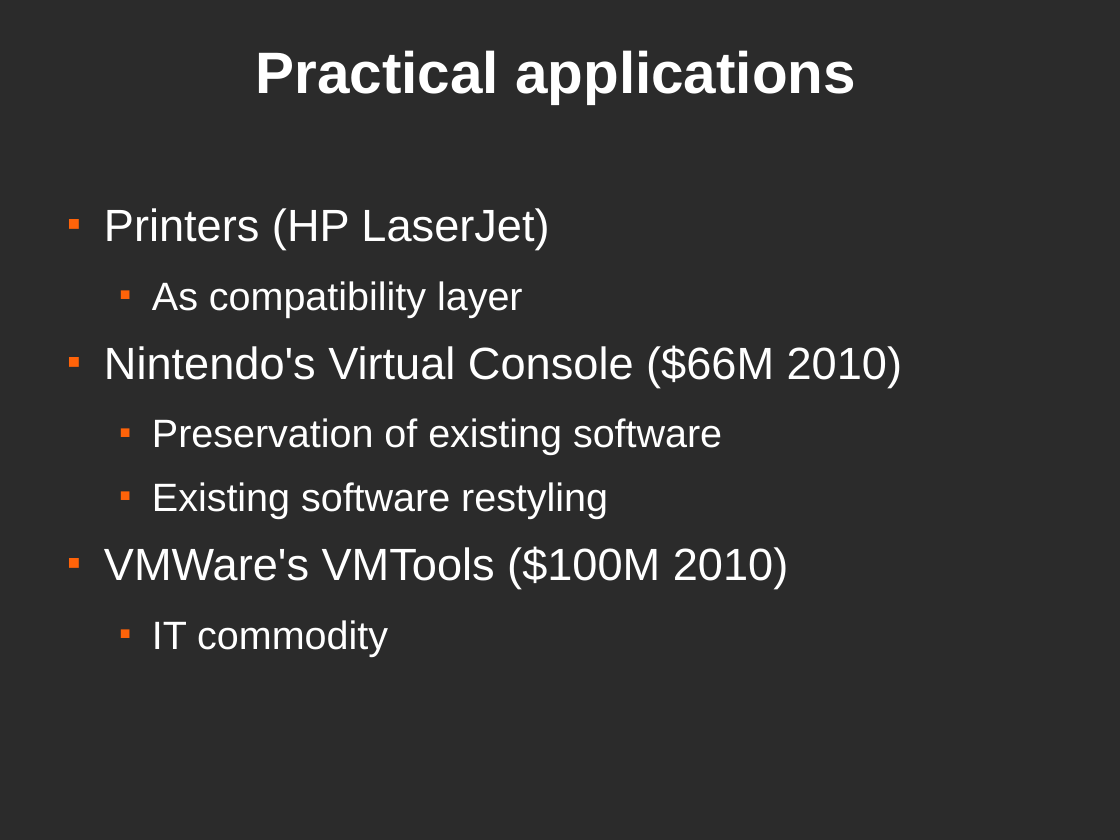
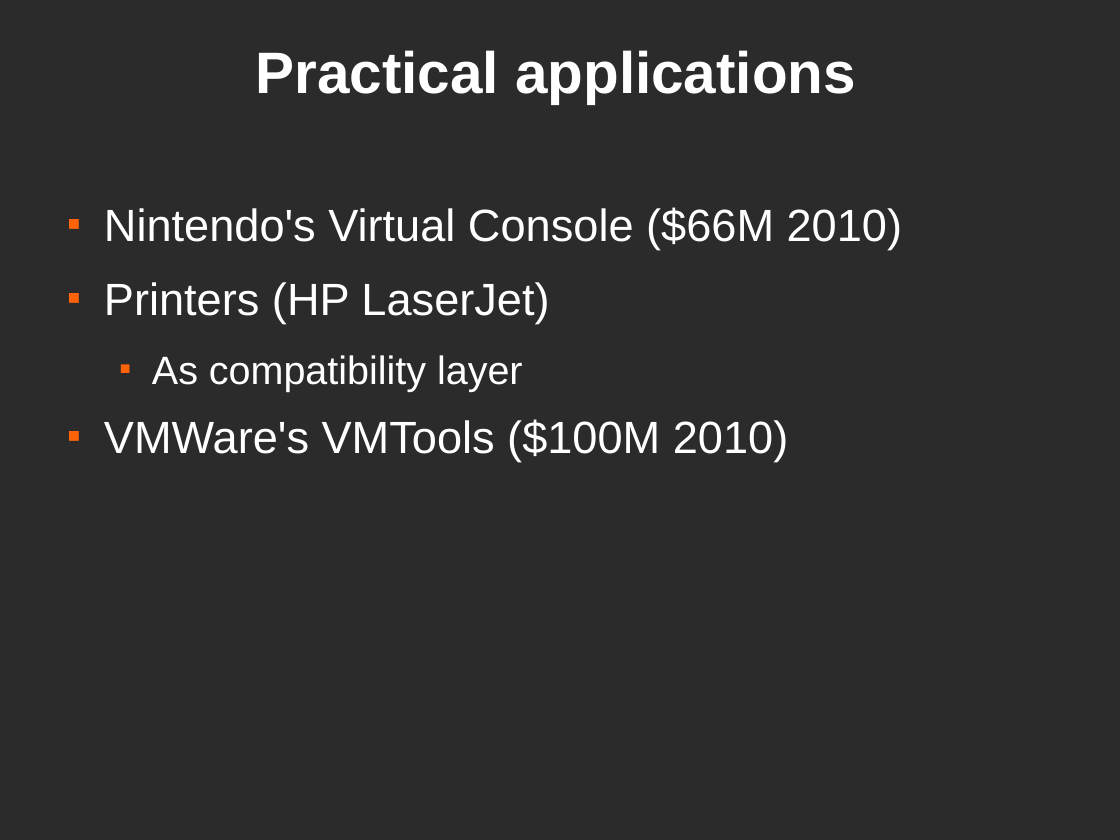
Before and after one commit to lmancini/py8, a slide deck: slide 4 of ep2011/emulatore.odp (slide 3 before the commit). Drawn at 1120x840 pixels with LibreOffice and Linux fonts; fonts in the diff are those of the drawing; background and template pictures are left out; a plain dark background stands for a picture behind light text. Boxes give left, top, right and bottom in pixels: in the first picture for what was removed or moved away, otherwise in the second. Text is boxed around its words. In the diff, an @@ line names an element or a change of style, - is before the commit and + after.

```diff
--- a/ep2011/emulatore.odp
+++ b/ep2011/emulatore.odp
@@ text at box(104, 207, 902, 250): paragraph added @@
+■ Nintendo's Virtual Console ($66M 2010)
@@ text at box(104, 345, 902, 519): paragraphs removed @@
-■ Nintendo's Virtual Console ($66M 2010)
-  ■ Preservation of existing software
-  ■ Existing software restyling
@@ text at box(152, 620, 388, 656): paragraph removed @@
-  ■ IT commodity
```
Also in this commit, not shown: 1 other slide changed, 12 slides added, 1 slide removed.
